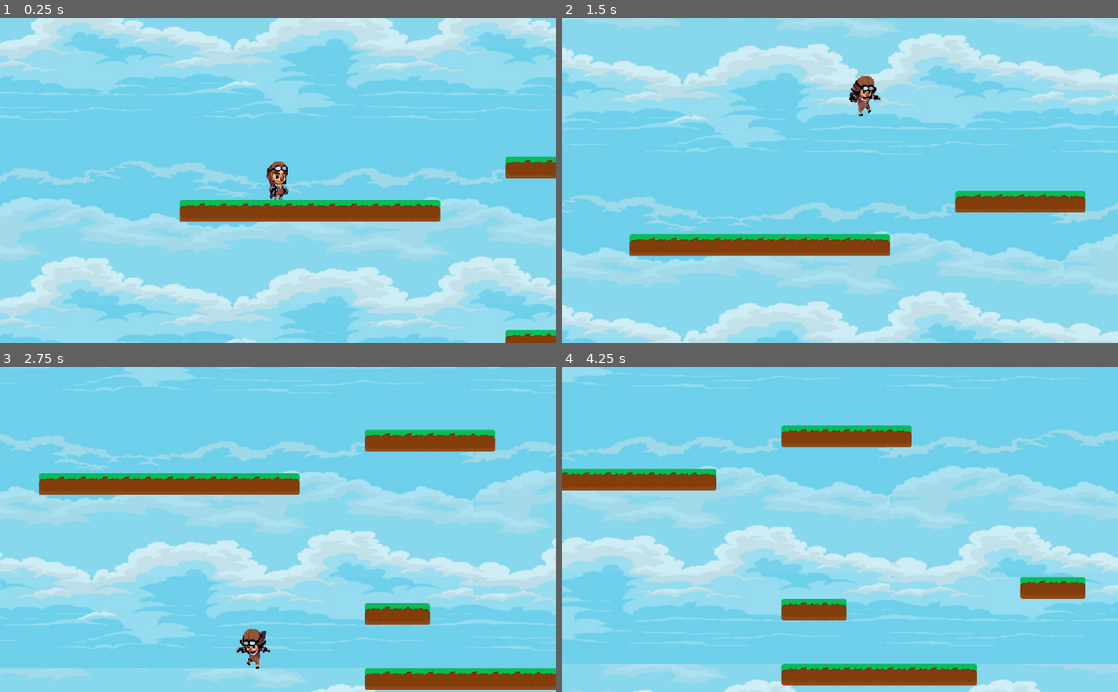
Above: before the commit, frames 1-4 (two rows, left to right).
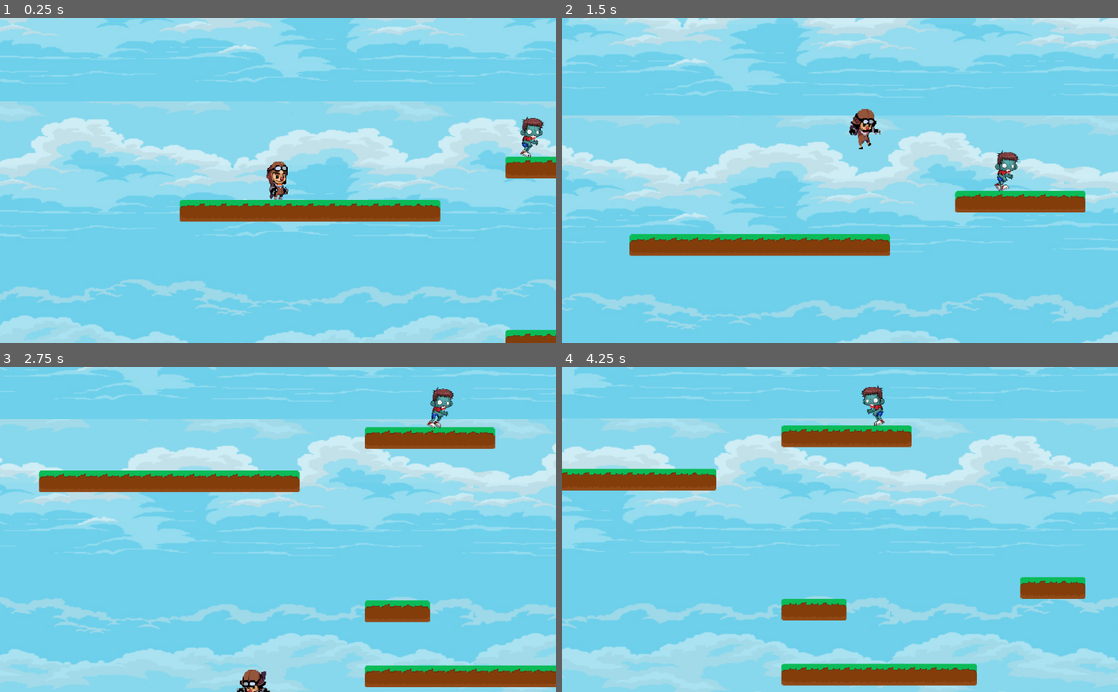
Above: after the commit, the same moments.

Repository: NonADev/AviadorMario
Game: Godot game, scene res://scenes/World.tscn
The game is run twice, just before and just after one commit, with the same random seed, the same clock (stepped at 60 frames per second) and the same inputs.
Inputs:
- Up to frame 1 (0.25 s): no input
- Up to frame 2 (1.5 s): hold Right (ui_right) from 0.53 s (still down); tap Up (ui_up) at 0.6, 0.77, 1.07, 1.35 s
- Up to frame 3 (2.75 s): tap Up (ui_up) at 1.52, 1.82, 2.1 s; release Right (ui_right) at 2.03 s; hold Left (ui_left) from 2.03 s (still down)
- Up to frame 4 (4.25 s): release Left (ui_left) at 2.78 s; hold Right (ui_right) from 2.78 s (still down); tap Up (ui_up) at 2.85, 3.02, 3.32, 3.6, 3.77, 4.07 s

The runs differ from the first frame. In frame 1, 70% of the frame differs, in the area x 0-100%, y 0-100%; in frame 2, 67%; in frame 3, 53%; in frame 4, 50%.

Commit message:
adicionado inimigo básico

Diff:
--- a/project.godot
+++ b/project.godot
@@ -17,11 +17,11 @@
 
 config/name="teste"
 run/main_scene="res://scenes/World.tscn"
-config/icon="res://sprites/old/icon.png"
+config/icon="res://sprites/Old/icon.png"
 
 [input]
 
-shift={
+ui_shift={
 "deadzone": 0.5,
 "events": [ Object(InputEventKey,"resource_local_to_scene":false,"resource_name":"","device":0,"alt":false,"shift":false,"control":false,"meta":false,"command":false,"pressed":false,"scancode":16777237,"unicode":0,"echo":false,"script":null)
  ]
--- /dev/null
+++ b/scenes/Grama.tscn
@@ -0,0 +1,120 @@
+[gd_scene load_steps=3 format=2]
+
+[ext_resource path="res://sprites/Old/grama.png" type="Texture" id=1]
+
+[sub_resource type="RectangleShape2D" id=1]
+extents = Vector2( 16, 16 )
+
+[node name="Tile_Grama" type="Node"]
+
+[node name="0" type="Sprite" parent="."]
+texture = ExtResource( 1 )
+centered = false
+region_enabled = true
+region_rect = Rect2( 0, 0, 32, 32 )
+region_filter_clip = true
+__meta__ = {
+"_edit_group_": true
+}
+
+[node name="StaticBody2D" type="StaticBody2D" parent="0"]
+
+[node name="CollisionShape2D" type="CollisionShape2D" parent="0/StaticBody2D"]
+position = Vector2( 16, 16 )
+shape = SubResource( 1 )
+
+[node name="1" type="Sprite" parent="."]
+position = Vector2( 32, 0 )
+texture = ExtResource( 1 )
+centered = false
+region_enabled = true
+region_rect = Rect2( 32, 0, 32, 32 )
+__meta__ = {
+"_edit_group_": true
+}
+
+[node name="StaticBody2D" type="StaticBody2D" parent="1"]
+
+[node name="CollisionShape2D" type="CollisionShape2D" parent="1/StaticBody2D"]
+position = Vector2( 16, 16 )
+shape = SubResource( 1 )
+
+[node name="2" type="Sprite" parent="."]
+position = Vector2( 64, 0 )
+texture = ExtResource( 1 )
+centered = false
+region_enabled = true
+region_rect = Rect2( 64, 0, 32, 32 )
+__meta__ = {
+"_edit_group_": true
+}
+
+[node name="StaticBody2D" type="StaticBody2D" parent="2"]
+
+[node name="CollisionShape2D" type="CollisionShape2D" parent="2/StaticBody2D"]
+position = Vector2( 16, 16 )
+shape = SubResource( 1 )
+
+[node name="3" type="Sprite" parent="."]
+position = Vector2( 96, 0 )
+texture = ExtResource( 1 )
+centered = false
+region_enabled = true
+region_rect = Rect2( 96, 0, 32, 32 )
+__meta__ = {
+"_edit_group_": true
+}
+
+[node name="StaticBody2D" type="StaticBody2D" parent="3"]
+
+[node name="CollisionShape2D" type="CollisionShape2D" parent="3/StaticBody2D"]
+position = Vector2( 16, 16 )
+shape = SubResource( 1 )
+
+[node name="4" type="Sprite" parent="."]
+position = Vector2( 128, 0 )
+texture = ExtResource( 1 )
+centered = false
+region_enabled = true
+region_rect = Rect2( 128, 0, 32, 32 )
+__meta__ = {
+"_edit_group_": true
+}
+
+[node name="StaticBody2D" type="StaticBody2D" parent="4"]
+
+[node name="CollisionShape2D" type="CollisionShape2D" parent="4/StaticBody2D"]
+position = Vector2( 16, 16 )
+shape = SubResource( 1 )
+
+[node name="5" type="Sprite" parent="."]
+position = Vector2( 160, 0 )
+texture = ExtResource( 1 )
+centered = false
+region_enabled = true
+region_rect = Rect2( 160, 0, 32, 32 )
+__meta__ = {
+"_edit_group_": true
+}
+
+[node name="StaticBody2D" type="StaticBody2D" parent="5"]
+
+[node name="CollisionShape2D" type="CollisionShape2D" parent="5/StaticBody2D"]
+position = Vector2( 16, 16 )
+shape = SubResource( 1 )
+
+[node name="6" type="Sprite" parent="."]
+position = Vector2( 192, 0 )
+texture = ExtResource( 1 )
+centered = false
+region_enabled = true
+region_rect = Rect2( 192, 0, 32, 32 )
+__meta__ = {
+"_edit_group_": true
+}
+
+[node name="StaticBody2D" type="StaticBody2D" parent="6"]
+
+[node name="CollisionShape2D" type="CollisionShape2D" parent="6/StaticBody2D"]
+position = Vector2( 16, 16 )
+shape = SubResource( 1 )
--- /dev/null
+++ b/scenes/Monster.tscn
@@ -0,0 +1,39 @@
+[gd_scene load_steps=14 format=2]
+
+[ext_resource path="res://sprites/Zombies/male/Walk (7).png" type="Texture" id=1]
+[ext_resource path="res://sprites/Zombies/male/Walk (2).png" type="Texture" id=2]
+[ext_resource path="res://sprites/Zombies/male/Walk (9).png" type="Texture" id=3]
+[ext_resource path="res://sprites/Zombies/male/Walk (1).png" type="Texture" id=4]
+[ext_resource path="res://sprites/Zombies/male/Walk (3).png" type="Texture" id=5]
+[ext_resource path="res://sprites/Zombies/male/Walk (4).png" type="Texture" id=6]
+[ext_resource path="res://sprites/Zombies/male/Walk (8).png" type="Texture" id=7]
+[ext_resource path="res://sprites/Zombies/male/Walk (5).png" type="Texture" id=8]
+[ext_resource path="res://sprites/Zombies/male/Walk (6).png" type="Texture" id=9]
+[ext_resource path="res://sprites/Zombies/male/Walk (10).png" type="Texture" id=10]
+[ext_resource path="res://scripts/Monster.gd" type="Script" id=11]
+
+[sub_resource type="SpriteFrames" id=1]
+animations = [ {
+"frames": [ ExtResource( 4 ), ExtResource( 2 ), ExtResource( 5 ), ExtResource( 6 ), ExtResource( 8 ), ExtResource( 9 ), ExtResource( 1 ), ExtResource( 7 ), ExtResource( 3 ), ExtResource( 10 ) ],
+"loop": true,
+"name": "Walk",
+"speed": 10.0
+} ]
+
+[sub_resource type="CapsuleShape2D" id=2]
+radius = 10.9017
+height = 34.178
+
+[node name="Monster" type="StaticBody2D"]
+script = ExtResource( 11 )
+
+[node name="Sprite" type="AnimatedSprite" parent="."]
+scale = Vector2( 0.13, 0.13 )
+frames = SubResource( 1 )
+animation = "Walk"
+frame = 4
+playing = true
+
+[node name="Shape" type="CollisionShape2D" parent="."]
+position = Vector2( -1.12378, 3.93307 )
+shape = SubResource( 2 )
--- a/scenes/World.tscn
+++ b/scenes/World.tscn
@@ -15,6 +15,7 @@
 [ext_resource path="res://sprites/Player/Jump4.png" type="Texture" id=13]
 [ext_resource path="res://scripts/World.gd" type="Script" id=14]
 [ext_resource path="res://sprites/Background/back.jpg" type="Texture" id=15]
+[ext_resource path="res://scenes/Monster.tscn" type="PackedScene" id=16]
 
 [sub_resource type="SpriteFrames" id=1]
 animations = [ {
@@ -47,6 +48,7 @@
 layer = -1
 
 [node name="ParallaxLayer" type="ParallaxLayer" parent="ParallaxBackground"]
+motion_scale = Vector2( 1, 0.4 )
 motion_mirroring = Vector2( 960, 608 )
 
 [node name="Sprite" type="Sprite" parent="ParallaxBackground/ParallaxLayer"]
@@ -90,3 +92,6 @@
 cell_size = Vector2( 32, 32 )
 format = 1
 tile_data = PoolIntArray( 524313, 0, 0, 524314, 1, 0, 524315, 1, 0, 524316, 1, 0, 524317, 1, 0, 524318, 2, 0, 589871, 3 …(451 unchanged characters)…
+
+[node name="Monster" parent="." instance=ExtResource( 16 )]
+position = Vector2( 832, 224 )
--- a/scenes/grama.tscn
+++ /dev/null
@@ -1,120 +0,0 @@
-[gd_scene load_steps=3 format=2]
-
-[ext_resource path="res://sprites/old/grama.png" type="Texture" id=1]
-
-[sub_resource type="RectangleShape2D" id=1]
-extents = Vector2( 16, 16 )
-
-[node name="Tile_Grama" type="Node"]
-
-[node name="0" type="Sprite" parent="."]
-texture = ExtResource( 1 )
-centered = false
-region_enabled = true
-region_rect = Rect2( 0, 0, 32, 32 )
-region_filter_clip = true
-__meta__ = {
-"_edit_group_": true
-}
-
-[node name="StaticBody2D" type="StaticBody2D" parent="0"]
-
-[node name="CollisionShape2D" type="CollisionShape2D" parent="0/StaticBody2D"]
-position = Vector2( 16, 16 )
-shape = SubResource( 1 )
-
-[node name="1" type="Sprite" parent="."]
-position = Vector2( 32, 0 )
-texture = ExtResource( 1 )
-centered = false
-region_enabled = true
-region_rect = Rect2( 32, 0, 32, 32 )
-__meta__ = {
-"_edit_group_": true
-}
-
-[node name="StaticBody2D" type="StaticBody2D" parent="1"]
-
-[node name="CollisionShape2D" type="CollisionShape2D" parent="1/StaticBody2D"]
-position = Vector2( 16, 16 )
-shape = SubResource( 1 )
-
-[node name="2" type="Sprite" parent="."]
-position = Vector2( 64, 0 )
-texture = ExtResource( 1 )
-centered = false
-region_enabled = true
-region_rect = Rect2( 64, 0, 32, 32 )
-__meta__ = {
-"_edit_group_": true
-}
-
-[node name="StaticBody2D" type="StaticBody2D" parent="2"]
-
-[node name="CollisionShape2D" type="CollisionShape2D" parent="2/StaticBody2D"]
-position = Vector2( 16, 16 )
-shape = SubResource( 1 )
-
-[node name="3" type="Sprite" parent="."]
-position = Vector2( 96, 0 )
-texture = ExtResource( 1 )
-centered = false
-region_enabled = true
-region_rect = Rect2( 96, 0, 32, 32 )
-__meta__ = {
-"_edit_group_": true
-}
-
-[node name="StaticBody2D" type="StaticBody2D" parent="3"]
-
-[node name="CollisionShape2D" type="CollisionShape2D" parent="3/StaticBody2D"]
-position = Vector2( 16, 16 )
-shape = SubResource( 1 )
-
-[node name="4" type="Sprite" parent="."]
-position = Vector2( 128, 0 )
-texture = ExtResource( 1 )
-centered = false
-region_enabled = true
-region_rect = Rect2( 128, 0, 32, 32 )
-__meta__ = {
-"_edit_group_": true
-}
-
-[node name="StaticBody2D" type="StaticBody2D" parent="4"]
-
-[node name="CollisionShape2D" type="CollisionShape2D" parent="4/StaticBody2D"]
-position = Vector2( 16, 16 )
-shape = SubResource( 1 )
-
-[node name="5" type="Sprite" parent="."]
-position = Vector2( 160, 0 )
-texture = ExtResource( 1 )
-centered = false
-region_enabled = true
-region_rect = Rect2( 160, 0, 32, 32 )
-__meta__ = {
-"_edit_group_": true
-}
-
-[node name="StaticBody2D" type="StaticBody2D" parent="5"]
-
-[node name="CollisionShape2D" type="CollisionShape2D" parent="5/StaticBody2D"]
-position = Vector2( 16, 16 )
-shape = SubResource( 1 )
-
-[node name="6" type="Sprite" parent="."]
-position = Vector2( 192, 0 )
-texture = ExtResource( 1 )
-centered = false
-region_enabled = true
-region_rect = Rect2( 192, 0, 32, 32 )
-__meta__ = {
-"_edit_group_": true
-}
-
-[node name="StaticBody2D" type="StaticBody2D" parent="6"]
-
-[node name="CollisionShape2D" type="CollisionShape2D" parent="6/StaticBody2D"]
-position = Vector2( 16, 16 )
-shape = SubResource( 1 )
--- /dev/null
+++ b/scripts/Monster.gd
@@ -0,0 +1,23 @@
+extends StaticBody2D
+
+var flip = true;
+var initial_position;
+var final_position;
+const SPEED = 0.5;
+
+func _ready():
+	$Sprite.play("Walk");
+	initial_position = position.x;
+	final_position = initial_position + 115;
+
+func _process(delta):
+	if(initial_position <= final_position && flip):
+		position.x += SPEED;
+		$Sprite.flip_h = false;
+		if(position.x >= final_position):
+			flip =false;
+	elif(initial_position <= position.x && !flip):
+		position.x -= SPEED;
+		$Sprite.flip_h = true;
+		if(position.x <= initial_position):
+			flip =true;
--- a/scripts/Player.gd
+++ b/scripts/Player.gd
@@ -7,15 +7,16 @@
 var motion = Vector2();
 var extraJump = false;
 
-func PlayerMovement(acceleration):
+
+func playerMovement(leftButton, rightButton, acceleration):
 	if(!is_on_floor()):
 		$SpriteAnimation.play("Jump");
-	if(Input.is_action_pressed("ui_right")): #andar para direita
+	if(Input.is_action_pressed(rightButton)): #andar para direita
 		motion.x = acceleration;
 		if(is_on_floor()):
 			$SpriteAnimation.play("Run");
 		$SpriteAnimation.flip_h = false;
-	elif(Input.is_action_pressed("ui_left")): #andar para esquerda
+	elif(Input.is_action_pressed(leftButton)): #andar para esquerda
 		motion.x = -acceleration;
 		if(is_on_floor()):
 			$SpriteAnimation.play("Run");
@@ -38,27 +39,37 @@
 		return acceleration;
 
 
-func Playerjump(): #pulo e pulo duplo
+func playerJump(button): #pulo e pulo duplo
 	if(is_on_floor()): #pulo
 		extraJump = true; #reseta pulo duplo
 		if(motion.y>0):
 			motion.y=GRAVITY;
-		if(Input.is_action_just_pressed("ui_up")): #Pulo no chão
+		if(Input.is_action_just_pressed(button)): #Pulo no chão
 			motion.y = JUMP_HEIGHT; #distancia do pulo
 	else: #se estiver voando animação de queda e pulo duplo
-		if(Input.is_action_just_pressed("ui_up") && extraJump): #Pulo extra
+		if(Input.is_action_just_pressed(button) && extraJump): #Pulo extra
 			extraJump = false; #gasta o pulo
-			motion.y = JUMP_HEIGHT; #distancia do pulo
+			motion.y = JUMP_HEIGHT*0.85; #distancia do pulo
 			$SpriteAnimation.frame = 0; #reseta animação do pulo
 		if(motion.y<GRAVITY*28): #atração da gravidade
 			motion.y += GRAVITY; #adição da gravidade
 
 
+func playerRespawn(button, respawn_position): #evento de respawn
+	if(Input.is_action_just_pressed(button)):
+		motion = Vector2(0,14); #reseta o motion para restar a movimentação e aceleração do personagem
+		position = respawn_position; #altera o atributo hidden "position" do Player.
+
+
+func playerCommandsHandler(acceleration): #controlador de comandos do player
+	playerMovement("ui_left", "ui_right",acceleration);
+	playerJump("ui_up");
+	playerRespawn("ui_down", Vector2(448.0,256.14));
+
+
 func _physics_process(_delta):
 	var acceleration = SPEED; #aceleração=velocidade-atrito
-	isOnCeilingRemoveYAcceleration();
-	acceleration = isFloatingSlowdown(acceleration);
-	isOnCeilingRemoveYAcceleration();
-	PlayerMovement(acceleration);
-	Playerjump();
+	acceleration = isFloatingSlowdown(acceleration); #se estiver no ar diminui aceleração lateral
+	isOnCeilingRemoveYAcceleration(); #retira acelleração caso bata no teto
+	playerCommandsHandler(acceleration); #todos comandos do player serão por esse controlador
 	move_and_slide(motion, UP);
--- a/tileSet/ground.tres
+++ b/tileSet/ground.tres
@@ -1,6 +1,6 @@
 [gd_resource type="TileSet" load_steps=3 format=2]
 
-[ext_resource path="res://sprites/old/grama.png" type="Texture" id=1]
+[ext_resource path="res://sprites/Old/grama.png" type="Texture" id=1]
 
 [sub_resource type="RectangleShape2D" id=1]
 extents = Vector2( 16, 16 )
Not shown: 1 places in scenes/World.tscn that only renumber resources
Renamed: sprites/old/grama.png -> sprites/Old/grama.png
Not shown, added: sprites/Old/grama.png.import
Renamed: sprites/old/icon.png -> sprites/Old/icon.png
Not shown, added: sprites/Old/icon.png.import
Binary file added: sprites/Zombies/female/Attack (1).png
Not shown, added: sprites/Zombies/female/Attack (1).png.import
Binary file added: sprites/Zombies/female/Attack (2).png
Not shown, added: sprites/Zombies/female/Attack (2).png.import
Binary file added: sprites/Zombies/female/Attack (3).png
Not shown, added: sprites/Zombies/female/Attack (3).png.import
Binary file added: sprites/Zombies/female/Attack (4).png
(and 176 more such lines)
